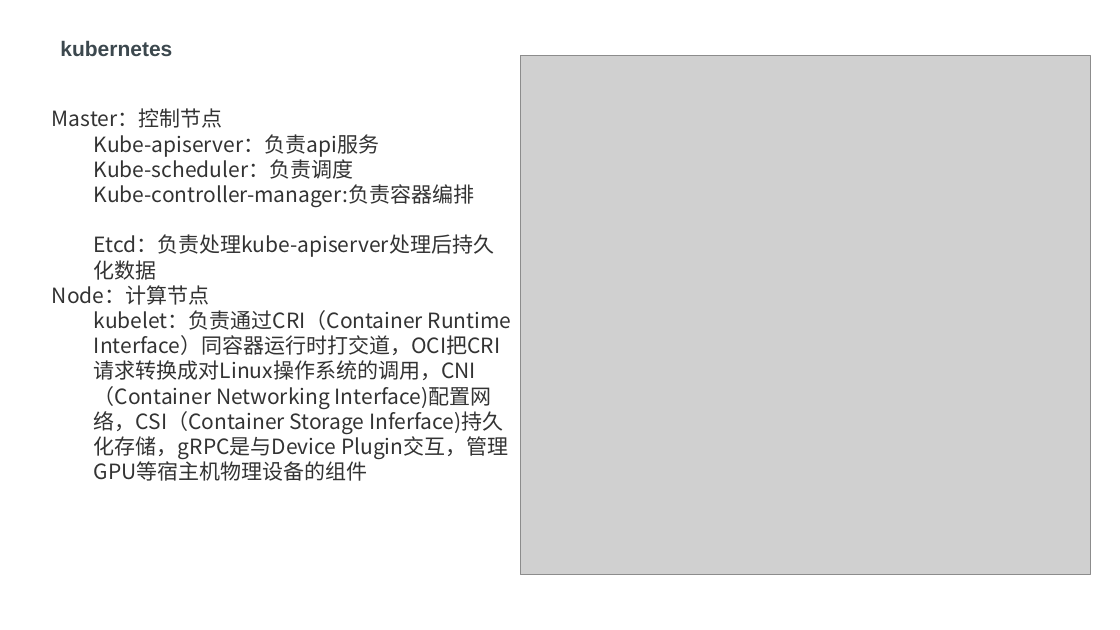
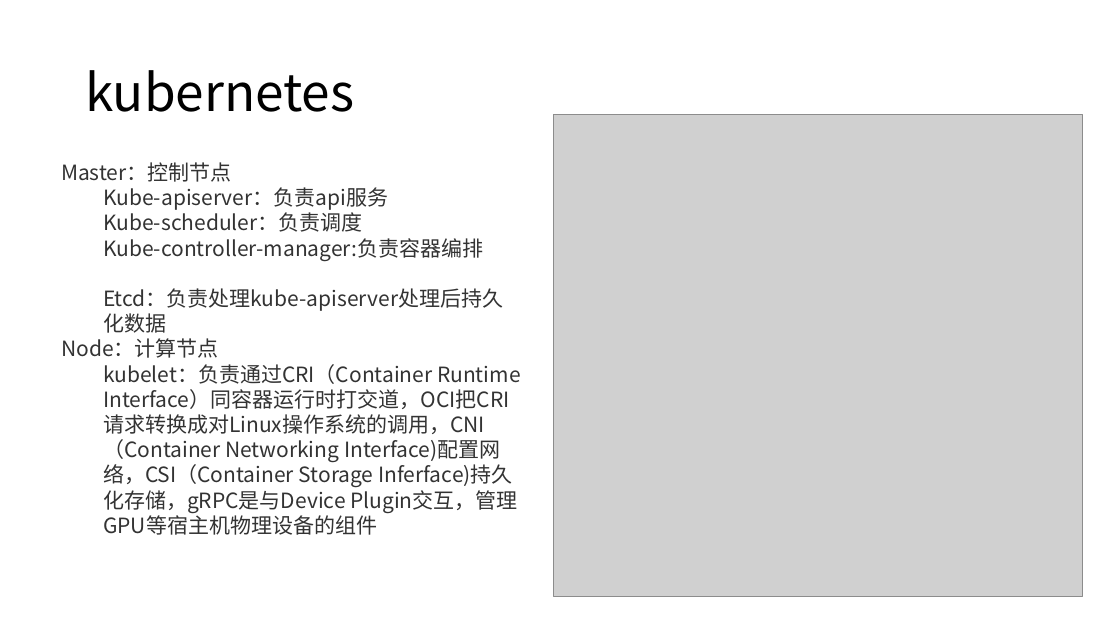
Before and after one commit to axzxs2001/Asp.NetCoreExperiment, a slide deck: slide 18 of Asp.NetCoreExperiment/kubernetes/kubernetes.pptx (slide 15 before the commit). Drawn at 1120x630 pixels with LibreOffice and Linux fonts; fonts in the diff are those of the drawing; grey boxes stand for pictures; background and template pictures are left out. Boxes give left, top, right and bottom in pixels: in the first picture for what was removed or moved away, otherwise in the second. Text is boxed around its words. In the diff, an @@ line names an element or a change of style, - is before the commit and + after.

Commit message:
kubernetes ppt

```diff
--- a/Asp.NetCoreExperiment/kubernetes/kubernetes.pptx
+++ b/Asp.NetCoreExperiment/kubernetes/kubernetes.pptx
@@ title "kubernetes" moved from (x1=60, y1=40, x2=172, y2=56) to (x1=85, y1=70, x2=354, y2=112) @@
@@ title "kubernetes" at (x1=85, y1=70, x2=354, y2=112): size 18 to 44 pt, font Arial to Noto Sans CJK SC, text colour #3C484E to #000000, bold off; line spacing 1 to 0.9; vertical alignment top to middle @@
@@ picture resized from (x1=520, y1=55, x2=1091, y2=575) to (x1=554, y1=114, x2=1083, y2=597) @@
@@ text "Master：控制节点" moved from (x1=52, y1=108, x2=512, y2=481) to (x1=61, y1=162, x2=521, y2=535) @@
```
Also in this commit, not shown: 3 slides added.
